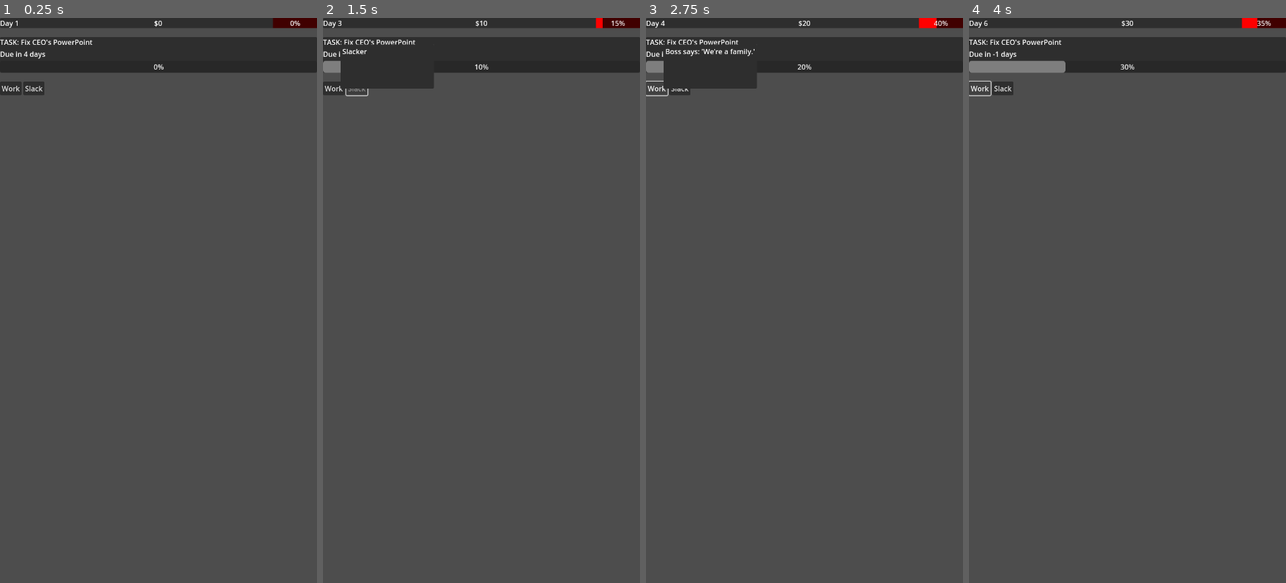
Above: before the commit, frames 1-4 (left to right).
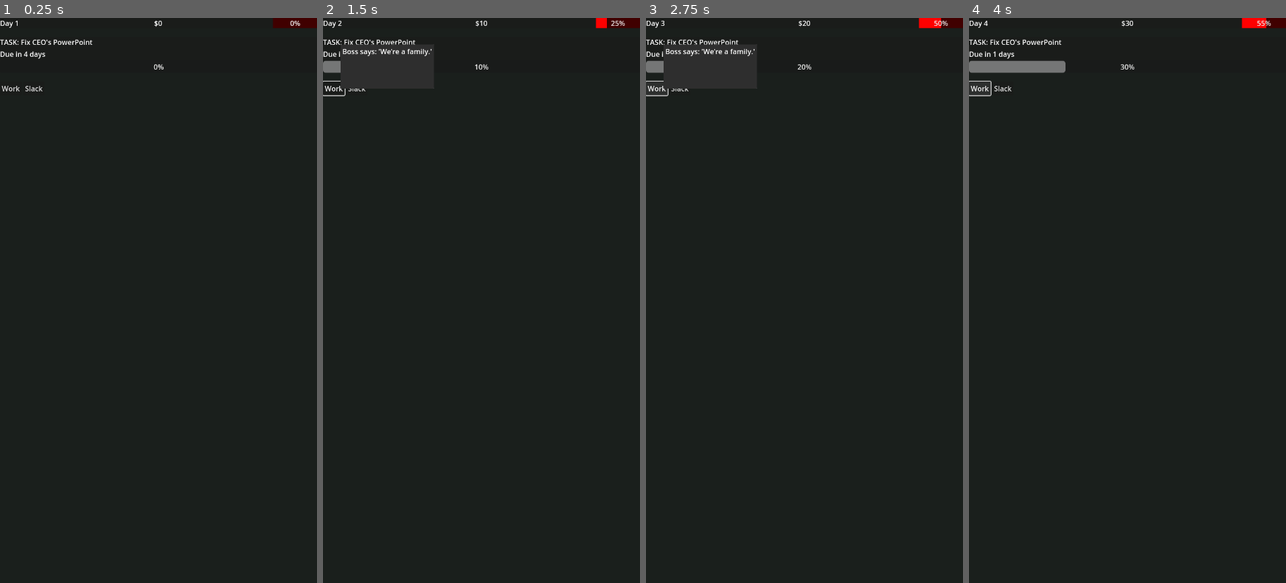
Above: after the commit, the same moments.

Repository: lmchoi/alt-f-this
Game: Godot game, scene res://scenes/game_ui.tscn
Two runs of this game, one before a commit and one after it. Both use one fixed random seed, a clock stepped at 60 frames per second and the inputs below.
Inputs:
- Up to frame 1 (0.25 s): no input
- Up to frame 2 (1.5 s): click "Work" at 0.5 s; click "Slack" at 1.25 s
- Up to frame 3 (2.75 s): click "Work" at 2 s
- Up to frame 4 (4 s): click "Slack" at 2.75 s; click "Work" at 3.5 s

The runs differ from the first frame. In frame 1, 92% of the frame differs, in the area x 0-100%, y 0-100%; in frame 2, 91%; in frame 3, 91%; in frame 4, 92%.

Commit message:
Add colour background

Diff:
--- a/project.godot
+++ b/project.godot
@@ -23,6 +23,7 @@
 
 window/size/viewport_width=720
 window/size/viewport_height=1280
+window/stretch/mode="viewport"
 window/handheld/orientation=1
 
 [editor]
--- a/scenes/game_ui.tscn
+++ b/scenes/game_ui.tscn
@@ -13,6 +13,14 @@
 
 [node name="GameUI" type="CanvasLayer"]
 script = ExtResource("1_yubou")
+
+[node name="Screen" type="ColorRect" parent="."]
+anchors_preset = 15
+anchor_right = 1.0
+anchor_bottom = 1.0
+grow_horizontal = 2
+grow_vertical = 2
+color = Color(0.101961, 0.121569, 0.109804, 1)
 
 [node name="VBoxContainer" type="VBoxContainer" parent="."]
 anchors_preset = 15
